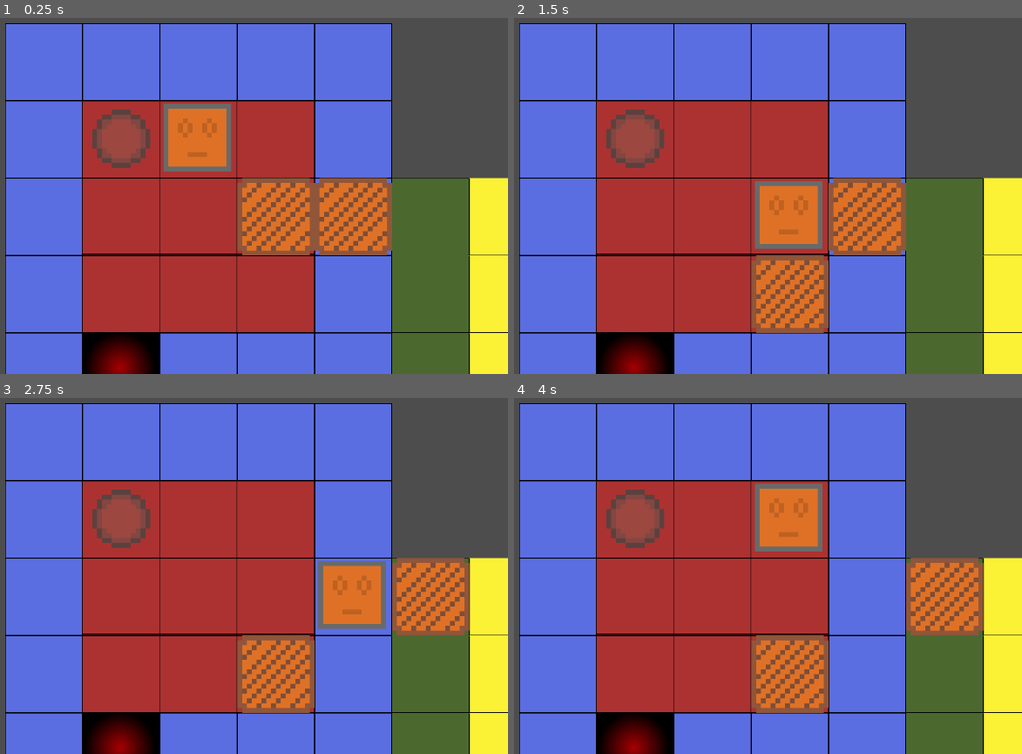
Above: before the commit, frames 1-4 (two rows, left to right).
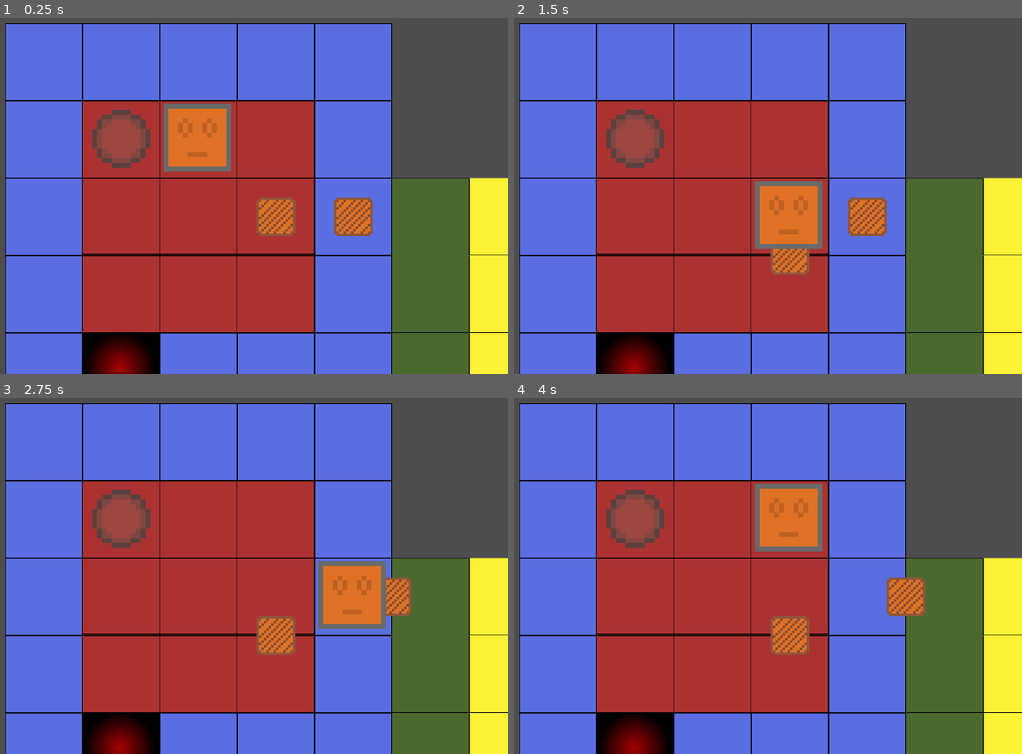
Above: after the commit, the same moments.

Repository: Crizomb/TrucMhajong
Game: Godot game, scene res://scenes/main_clementb.tscn
Same seed, same stepped clock (60 frames per second), same inputs: the game is played once before the commit and once after it. This scene is started directly instead of the project's main scene.
Inputs:
- Up to frame 1 (0.25 s): no input
- Up to frame 2 (1.5 s): tap Enter at 0.5 s; hold D (Right) 0.53-1.28 s; tap K (MaSuperActionDeTest) at 0.6 s; tap Space at 1.25 s; hold S (Down) from 1.28 s (still down); tap Shift (ToggleCrouch) at 1.35 s
- Up to frame 3 (2.75 s): tap Enter at 2 s; release S (Down) at 2.03 s; hold D (Right) from 2.03 s (still down); tap K (MaSuperActionDeTest) at 2.1 s
- Up to frame 4 (4 s): tap Space at 2.75 s; release D (Right) at 2.78 s; hold W (Up) 2.78-3.53 s; tap Shift (ToggleCrouch) at 2.85 s; tap Enter at 3.5 s; hold A (Left) from 3.53 s (still down); tap K (MaSuperActionDeTest) at 3.6 s

The runs differ from the first frame. In frame 1, 5.7% of the frame differs, in the area x 46-78%, y 44-67%; in frame 2, 6.1%; in frame 3, 6.7%; in frame 4, 7.0%, in the area x 46-93%, y 44-89%.

Commit message:
push

Diff:
--- a/entities/box/box.gd
+++ b/entities/box/box.gd
@@ -5,7 +5,7 @@
 @onready var RayCastUp : RayCast2D = $RayCastUp;
 @onready var RayCastLeft : RayCast2D = $RayCastLeft;
 
-var box_movement := 256
+var box_movement := 128
 
 
 func go_right() -> bool:
--- a/entities/box/box.tscn
+++ b/entities/box/box.tscn
@@ -4,13 +4,13 @@
 [ext_resource type="Script" uid="uid://2ix4o7i0qoic" path="res://entities/box/box.gd" id="1_pihpk"]
 
 [sub_resource type="RectangleShape2D" id="RectangleShape2D_k228g"]
-size = Vector2(239, 241)
+size = Vector2(115, 115)
 
 [node name="Box" type="StaticBody2D" unique_id=1024020810 groups=["box"]]
 script = ExtResource("1_pihpk")
 
 [node name="Box" type="Sprite2D" parent="." unique_id=448560493]
-scale = Vector2(16, 16)
+scale = Vector2(8, 8)
 texture = ExtResource("1_josro")
 
 [node name="CollisionShape2D" type="CollisionShape2D" parent="." unique_id=487859305]
@@ -18,13 +18,13 @@
 shape = SubResource("RectangleShape2D_k228g")
 
 [node name="RayCastDown" type="RayCast2D" parent="." unique_id=52629798]
-target_position = Vector2(0, 256)
+target_position = Vector2(0, 128)
 
 [node name="RayCastUp" type="RayCast2D" parent="." unique_id=1157471255]
-target_position = Vector2(0, -256)
+target_position = Vector2(0, -128)
 
 [node name="RayCastRight" type="RayCast2D" parent="." unique_id=977917730]
-target_position = Vector2(256, 0)
+target_position = Vector2(128, 0)
 
 [node name="RayCastLeft" type="RayCast2D" parent="." unique_id=664268595]
-target_position = Vector2(-256, 0)
+target_position = Vector2(-128, 0)
